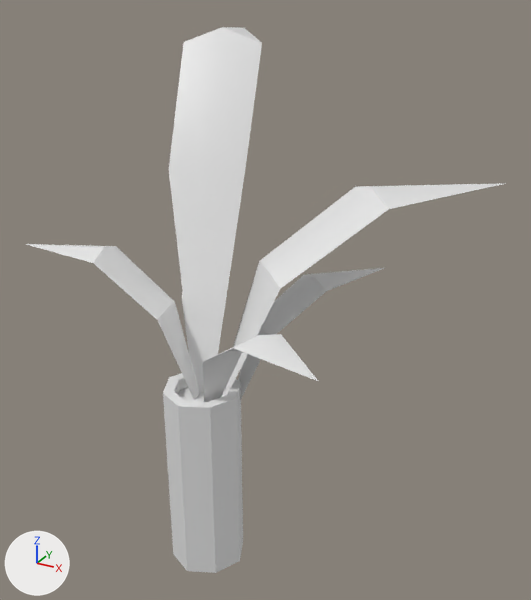
The FBX model Assets/Arts/Models/model_vase_floor_01.fbx: old version first, new version second.
Camera for both pictures: a 50 mm lens placed at (1.66, -2.42, 2.64), pointed at (0.08, 0.45, 1.21). The axes (+X, +Y, +Z) are drawn at lower left. The lights are the same throughout. Where no turn or scale is listed for an object, it has been applied to the vertices.
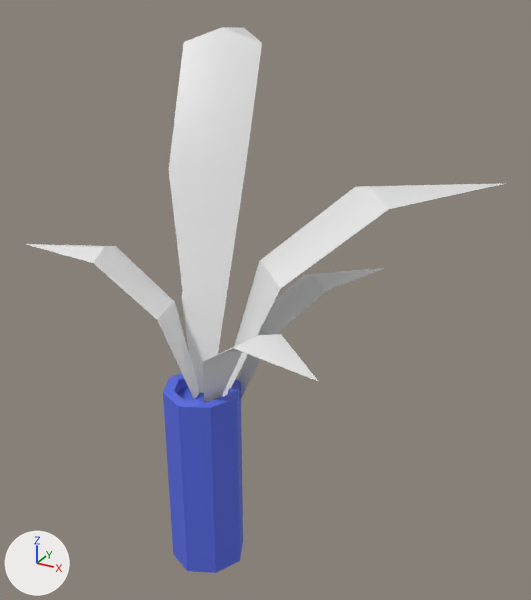
Changed parts and their boxes [x1, y1, x2, y2] in the pictures (531 x 600 px):
part 1 of me_plane_003, recoloured (white to blue)
    both: [163, 373, 243, 573]

Patch to the scene script:
```diff
--- a/Assets/Arts/Models/model_vase_floor_01.fbx.py
+++ b/Assets/Arts/Models/model_vase_floor_01.fbx.py
@@ mat_material_002 @@
+mat_material_002 = principled_material('Material.002')
+mat_material_002.base_color = (0.101, 0.153, 0.8)  # blue #596de7
@@ mat_material @@
+mat_material = principled_material('Material')
+mat_material.base_color = (0.8, 0.8, 0.8)  # white #e7e7e7
@@ me_plane_003 @@
 me_plane_003.from_pydata(...)  # 94 vertices, 68 faces; spans x -0.81..1.03, y -0.38..1.31, z 0.0..2.43
 # used by ob_plane_016; location = (0.0, 0.0, 0.0)
+# me_plane_003 part 1: all 32 faces centred in x -0.16..0.16, y -0.16..0.16, z 0.0..0.93 switch from no material to mat_material_002 (blue #596de7)
+me_plane_003.materials.append(mat_material)  # white #e7e7e7
```
